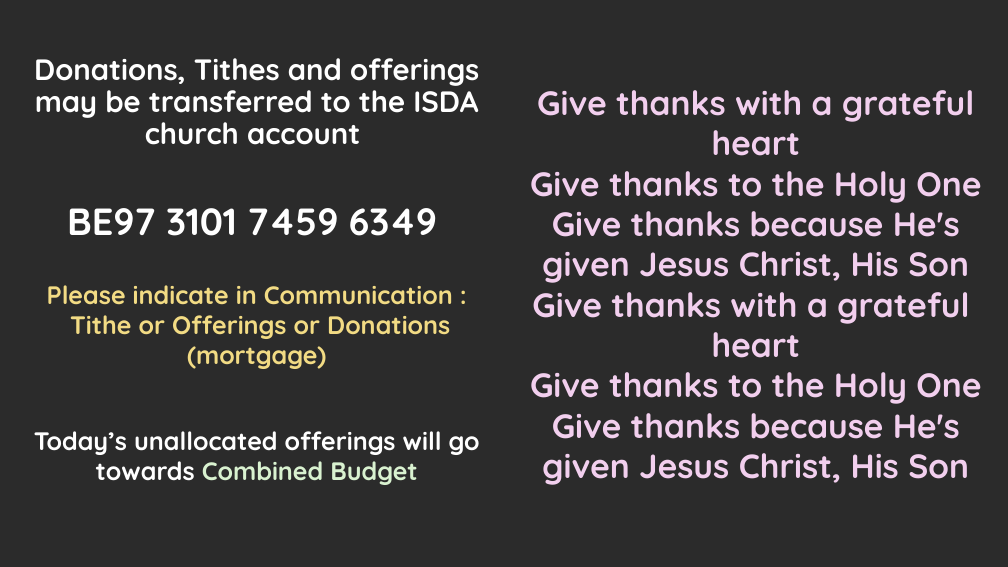
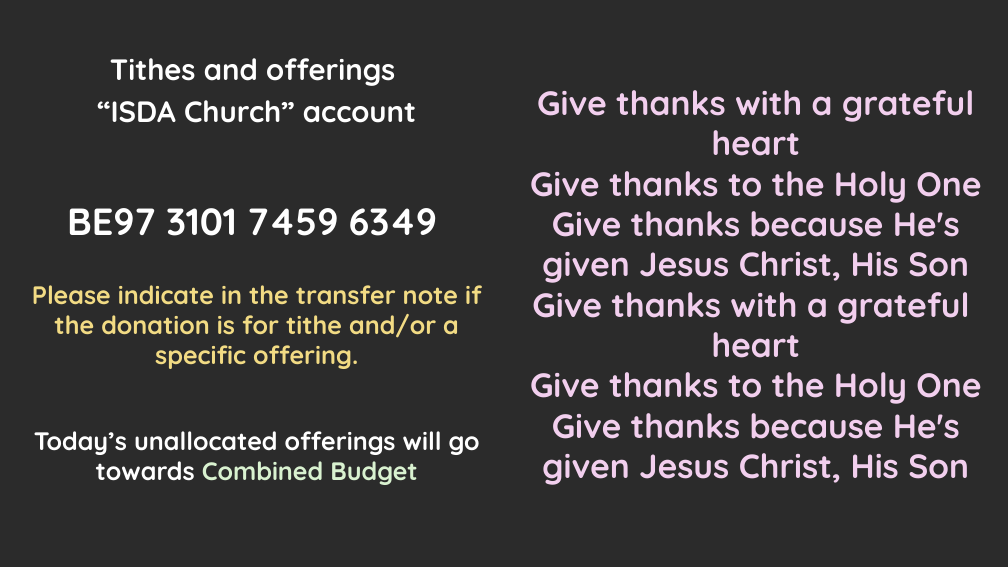
Before and after one commit to notnotedvard/isda-pptgen, a slide deck: slide 12 of assets/template.pptx. Drawn at 1008x567 pixels with LibreOffice and Linux fonts; fonts in the diff are those of the drawing; background and template pictures are left out; a plain dark background stands for a picture behind light text. Boxes give left, top, right and bottom in pixels: in the first picture for what was removed or moved away, otherwise in the second. Text is boxed around its words. In the diff, an @@ line names an element or a change of style, - is before the commit and + after.

```diff
--- a/assets/template.pptx
+++ b/assets/template.pptx
@@ text at (97,58,416,123): text changed @@
-Donations, Tithes and offerings may be transferred to the ISDA church account
+Tithes and offerings
+“ISDA Church” account
@@ text at (32,285,481,369): text changed @@
-Please indicate in Communication :
-Tithe or Offerings or Donations
-(mortgage)
+Please indicate in the transfer note if the donation is for tithe and/or a specific offering.
```
Also in this commit, not shown: 2 other slides changed, 2 other files.
